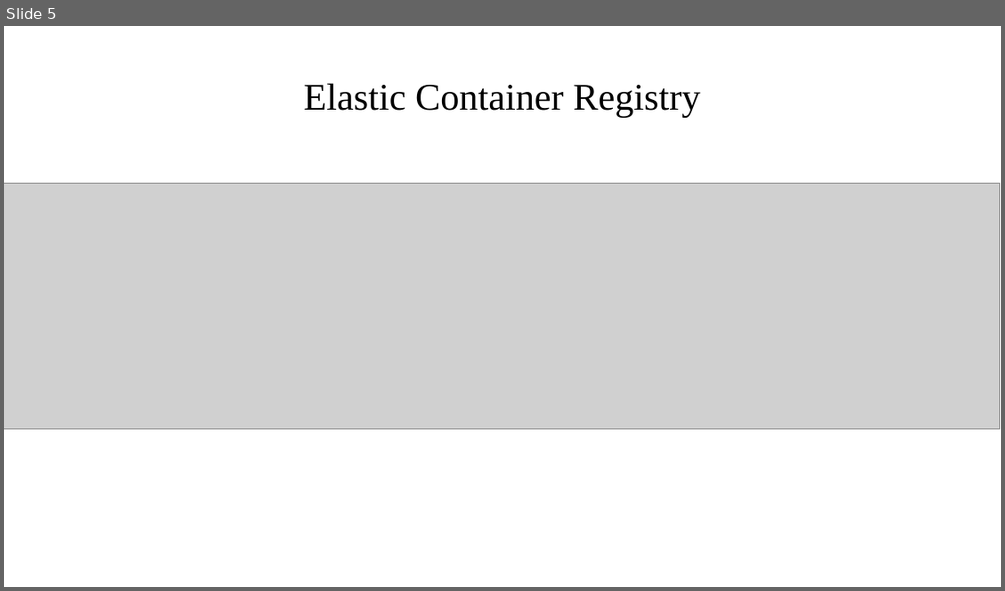
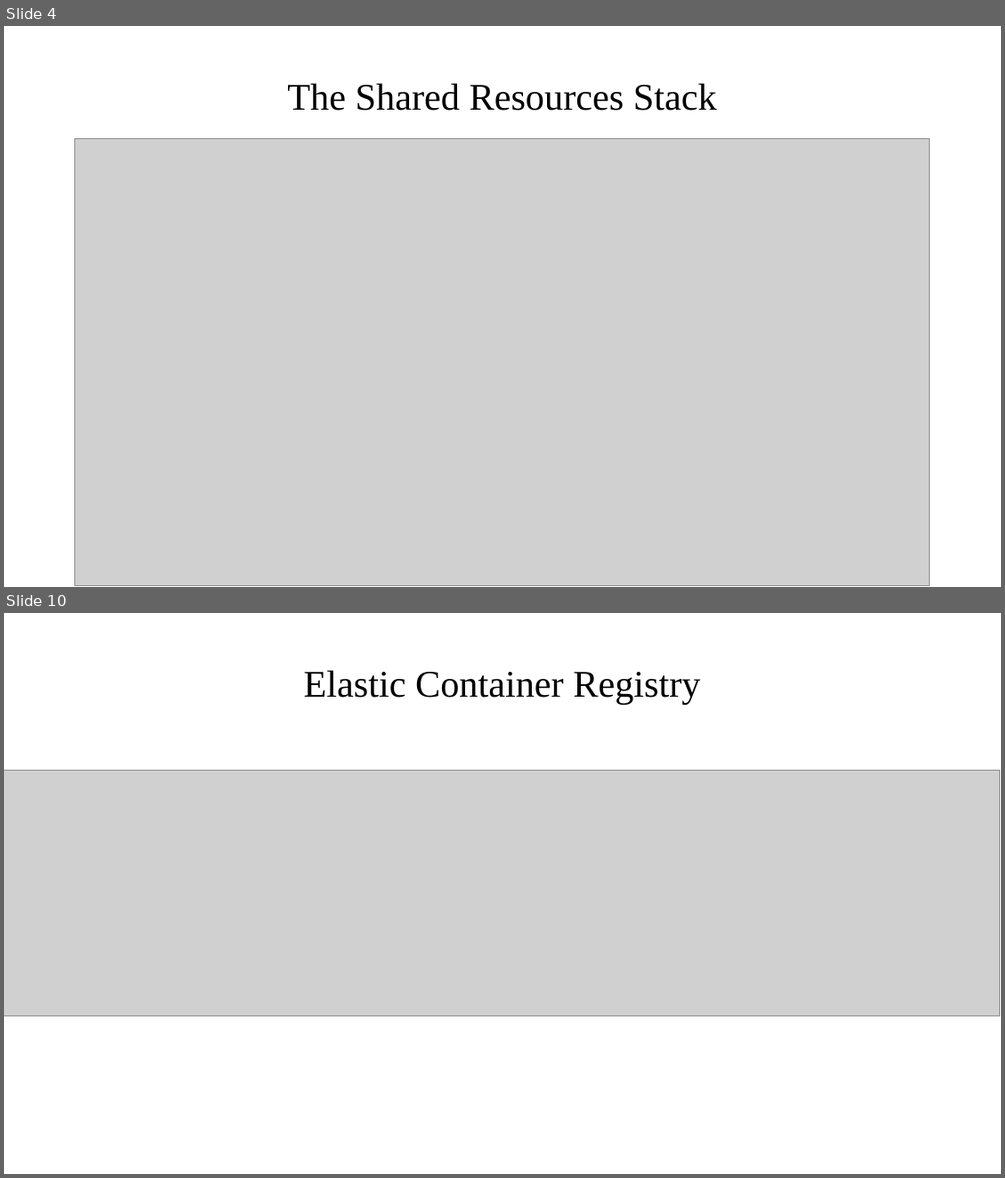
Before and after one commit to vmalani27/bvm_internship_project_12, a slide deck: AWS Architecture documentation.odp. Shown one above the other, each under a label of ours: slide 5 before the commit, slides 4 and 10 after it; the slides between them are not shown. The pictures are 1005x591 and 1005x1178 pixels, drawn with LibreOffice and Linux fonts; fonts in the diff are those of the drawing; grey boxes stand for pictures. Boxes give left, top, right and bottom in pixels: in the first picture for what was removed or moved away, otherwise in the second. Text is boxed around its words. In the diff, an @@ line names an element or a change of style, - is before the commit and + after.

```diff
--- a/AWS Architecture documentation.odp
+++ b/AWS Architecture documentation.odp
@@ slide 4 added at [4,26,1001,587], background #FFFFFF @@
@@ title added at [287,83,717,111], 30 pt, text #000000 @@
+The Shared Resources Stack
@@ picture added at [74,138,930,585] @@
@@ what was slide 5 is now slide 10 @@
```
Also in this commit, not shown: 2 slides changed, 7 other slides added, 5 slides removed, 11 other files.
